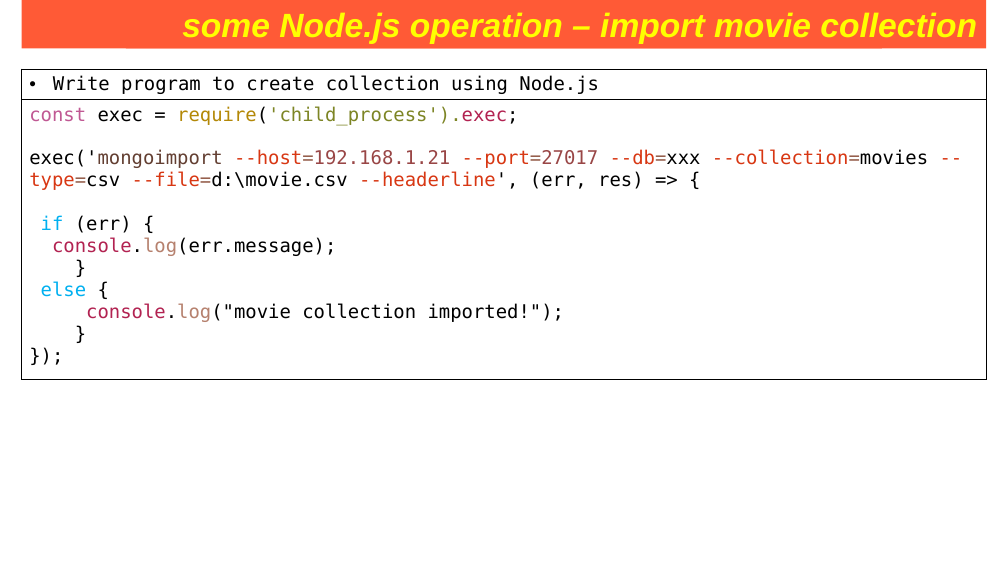
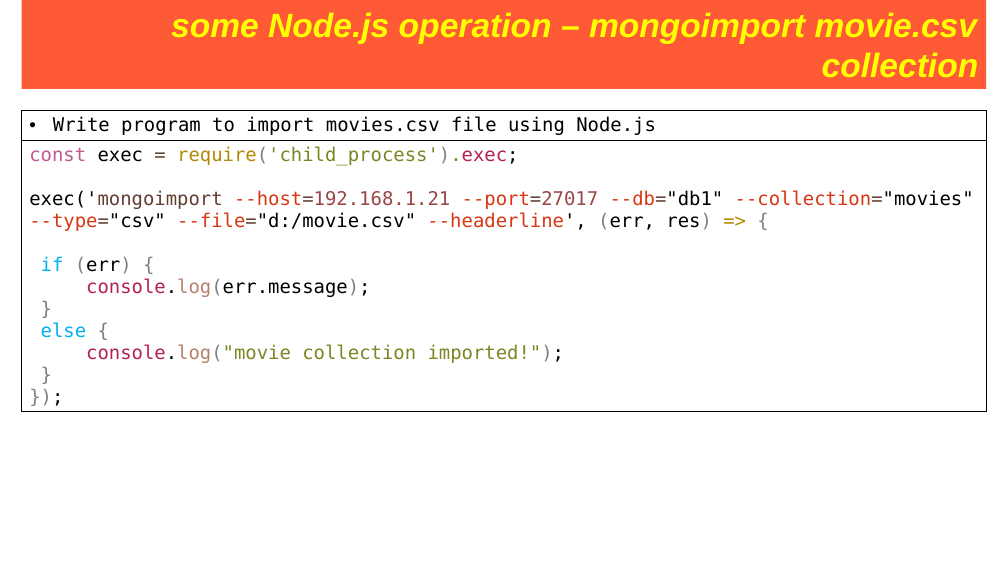
Before and after one commit to Saleel-Bagde/PPT-s, a slide deck: slide 248 of MongoDB PPT.pptx. Drawn at 1008x567 pixels with LibreOffice and Linux fonts; fonts in the diff are those of the drawing. Boxes give left, top, right and bottom in pixels: in the first picture for what was removed or moved away, otherwise in the second. Text is boxed around its words. In the diff, an @@ line names an element or a change of style, - is before the commit and + after.

```diff
--- a/MongoDB PPT.pptx
+++ b/MongoDB PPT.pptx
@@ rectangle "some Node.js operation – mongoimport ...": place and size @@
-rectangle "some Node.js operation – mongoimport ..." at <box>22,0,987,48</box>
+rectangle "some Node.js operation – mongoimport ..." at <box>22,0,987,89</box>
@@ text "some operation on movies collection" rewrapped from <box>126,0,882,48</box> to <box>273,12,864,44</box> @@
@@ text in rectangle at <box>171,12,979,78</box>: text changed @@
-some Node.js operation – import movie collection
+some Node.js operation – mongoimport movie.csv collection
@@ table at <box>22,110,987,421</box> @@
-row 1, column 1: Write program to create collection using Node.js
+row 1, column 1: Write program to import movies.csv file using Node.js
@@ row 2, column 1: "const exec = require('child_process').exec; / exec('mongoimport --host=192.168.1.21 --port=27017 --db=xxx --collection=movies --type=csv --file=d:\movie.csv --headerline', (err, res) => { / if (err) { / console.log(err.message); / } / else { / console.log("movie collection imported!"); / } / });" to "const exec = require('child_process').exec; / exec('mongoimport --host=192.168.1.21 --port=27017 --db="db1" --collection="movies" --type="csv" --file="d:/movie.csv" --headerline', (err, res) => { / if (err) { / console.log(err.message); / } / else { / console.log("movie collection imported!"); / } / });" @@
@@ table: place and size @@
-table at <box>22,70,987,380</box>
+table at <box>22,110,987,421</box>
```
